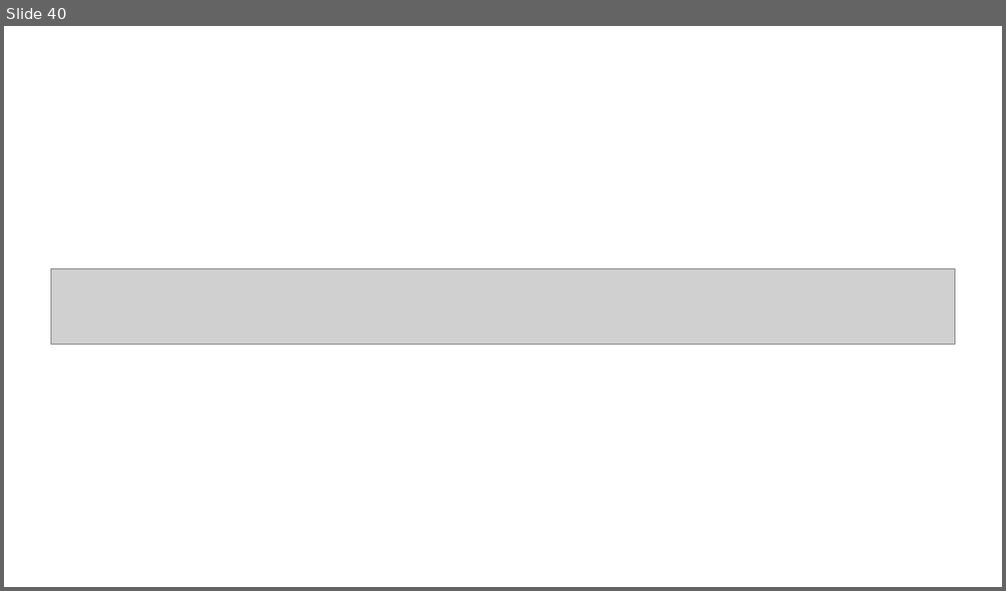
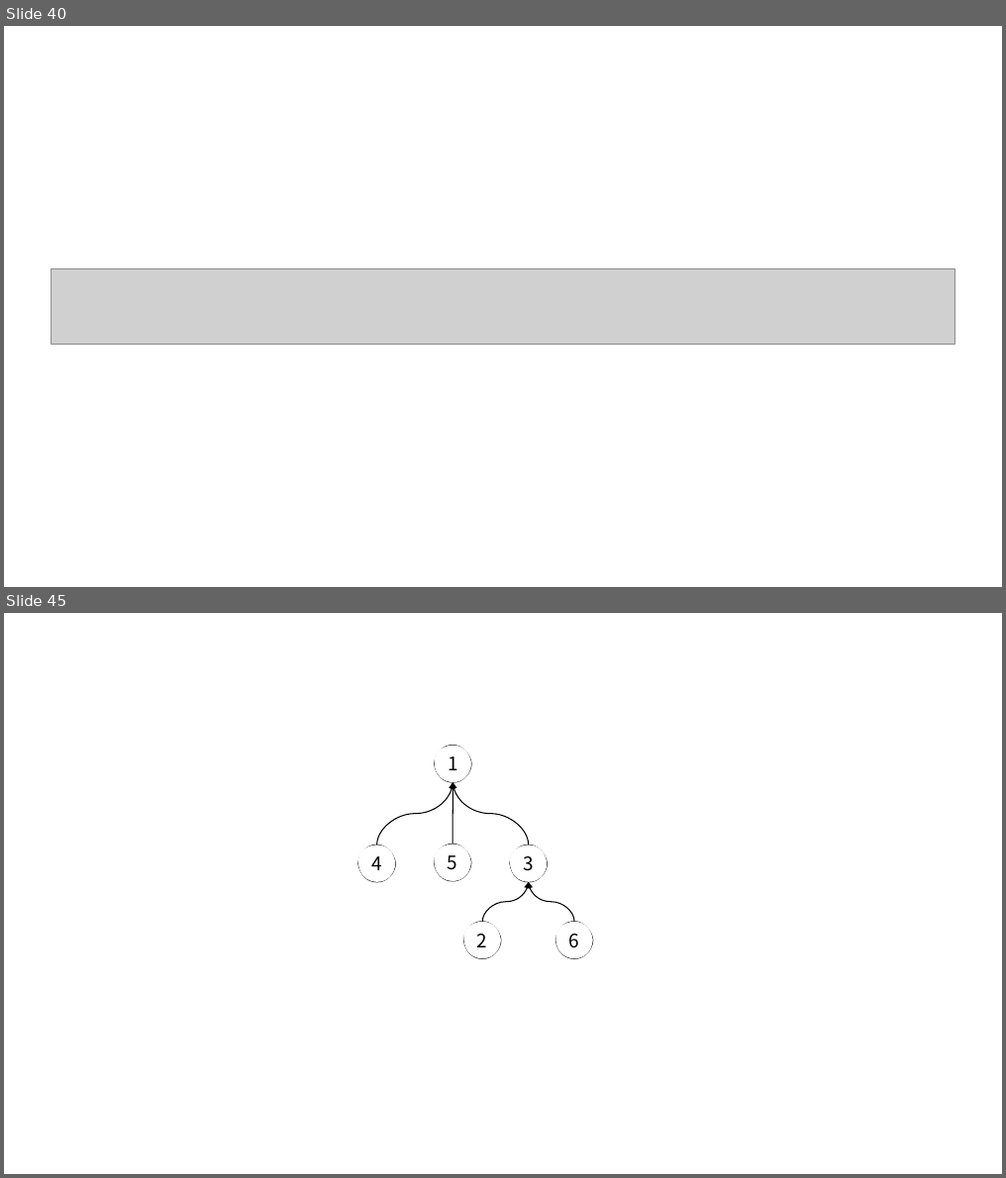
Before and after one commit to ElegantLaTeX/ElegantBook, a slide deck: figure/datastruct.pptx. Shown one above the other, each under a label of ours: slide 40 before the commit, slides 40 and 45 after it; the slides between them are not shown. The pictures are 1006x591 and 1006x1178 pixels, drawn with LibreOffice and Linux fonts; fonts in the diff are those of the drawing; grey boxes stand for pictures. Boxes give left, top, right and bottom in pixels: in the first picture for what was removed or moved away, otherwise in the second. Text is boxed around its words. In the diff, an @@ line names an element or a change of style, - is before the commit and + after.

```diff
--- a/figure/datastruct.pptx
+++ b/figure/datastruct.pptx
@@ slide 45 added at (x1=4, y1=613, x2=1002, y2=1174), background #FFFFFF @@
@@ freeform shape added at (x1=435, y1=746, x2=472, y2=783), fill #FFFFFF, outline #000000 1 pt, 18 pt, text #000000 @@
+1
@@ curved arrow added from (377, 845) to (453, 782), #000000 1 pt @@
@@ curved arrow added from (452, 845) to (453, 782), #000000 1 pt @@
@@ curved arrow added from (529, 845) to (453, 782), #000000 1 pt @@
@@ freeform shape added at (x1=358, y1=845, x2=395, y2=882), fill #FFFFFF, outline #000000 1 pt, 18 pt, text #000000 @@
+4
@@ freeform shape added at (x1=435, y1=845, x2=472, y2=881), fill #FFFFFF, outline #000000 1 pt, 18 pt, text #000000 @@
+5
@@ freeform shape added at (x1=510, y1=845, x2=548, y2=882), fill #FFFFFF, outline #000000 1 pt, 18 pt, text #000000 @@
+3
@@ curved arrow added from (482, 922) to (529, 882), #000000 1 pt @@
@@ curved arrow added from (574, 922) to (529, 882), #000000 1 pt @@
@@ freeform shape added at (x1=463, y1=922, x2=501, y2=959), fill #FFFFFF, outline #000000 1 pt, 18 pt, text #000000 @@
+2
@@ freeform shape added at (x1=555, y1=922, x2=593, y2=959), fill #FFFFFF, outline #000000 1 pt, 18 pt, text #000000 @@
+6
```
Also in this commit, not shown: 6 other slides added, 22 other files.
